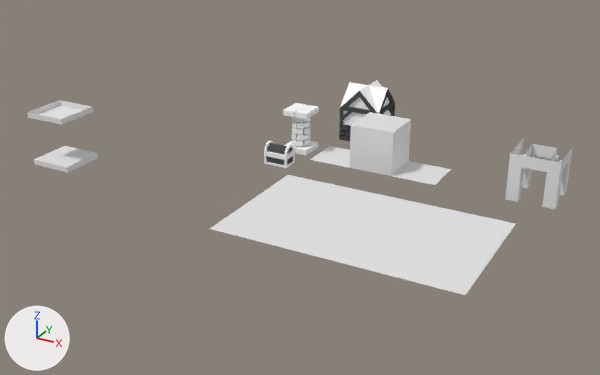
The Blender file art_src/blends/grid.blend as it was, and as the next commit left it.
One viewpoint serves both versions: a camera (50 mm lens) standing at (26.5, -26.0, 13.0) and looking at (10.6, 3.0, -1.5). Every picture has the same lights, and +X, +Y and +Z are marked at lower left.

Names of what the first picture shows: 'Chest.001', 'Door', 'Floor', 'House', 'Pillar', 'Plane', 'Plane.001', 'Wall', 'Wall.001'.
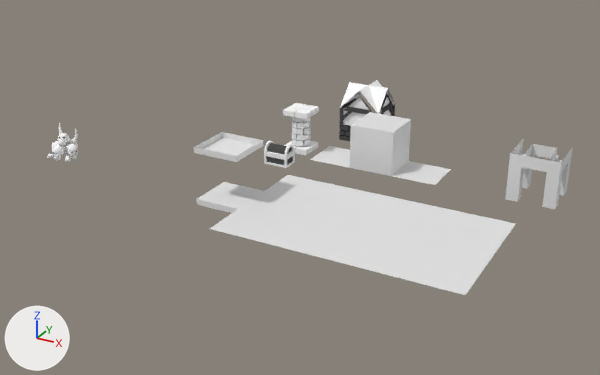
Location of each change, [x1, y1, x2, y2] in pixels of the pictures (600 x 375 px):
```json
{"object": "Wall.001", "change": "moved", "before": [27, 100, 98, 173], "after": [194, 132, 264, 213]}
{"object": "Skull.003", "change": "added", "after": [47, 123, 78, 163]}
```

Edits to the scene script, one JSON object a line:
```json
{"op": "add", "block": "me_cube_013", "code": ["me_cube_013 = bpy.data.meshes.new('Cube.013')", "me_cube_013.from_pydata(...)  # 984 vertices, 828 faces; spans x -0.418..0.355, y -0.48..0.355, z -0.002..0.75", "me_cube_013.polygons.foreach_set('use_smooth', [True] * 828)", "me_cube_013.materials.append(mat_lightmat)  # white #ffffff"]}
{"op": "set", "path": "ob_wall_001.location", "old": "(0.0, 0.0, 0.0)", "new": "(9.0, 0.0, 0.0)"}
{"op": "add", "block": "ob_skull_003", "code": ["ob_skull_003 = bpy.data.objects.new('Skull.003', me_cube_013)", "ob_skull_003.location = (0.0, 0.0, -1.0)", "ob_skull_003.rotation_euler = (0.0, 0.0, -5.072)  # degrees (0, 0, -291)", "ob_skull_003.scale = (1.92, 1.92, 1.92)", "_m = ob_skull_003.modifiers.new('EdgeSplit', 'EDGE_SPLIT')", "_m.use_edge_angle = False"]}
```
